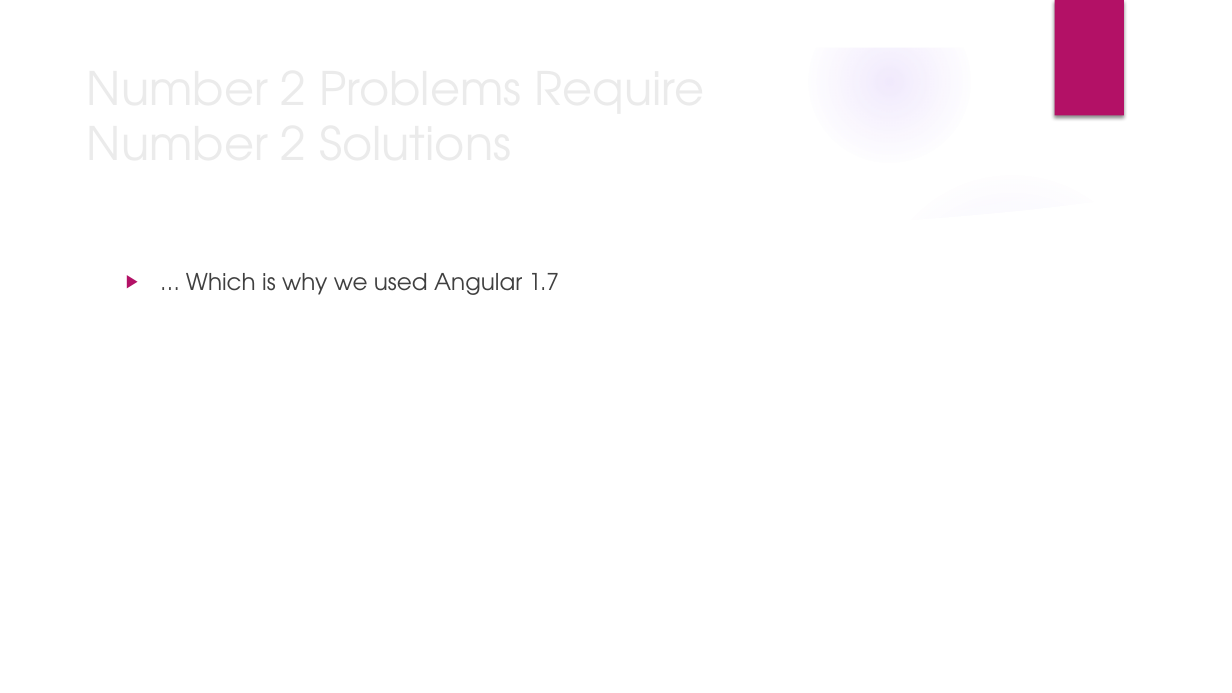
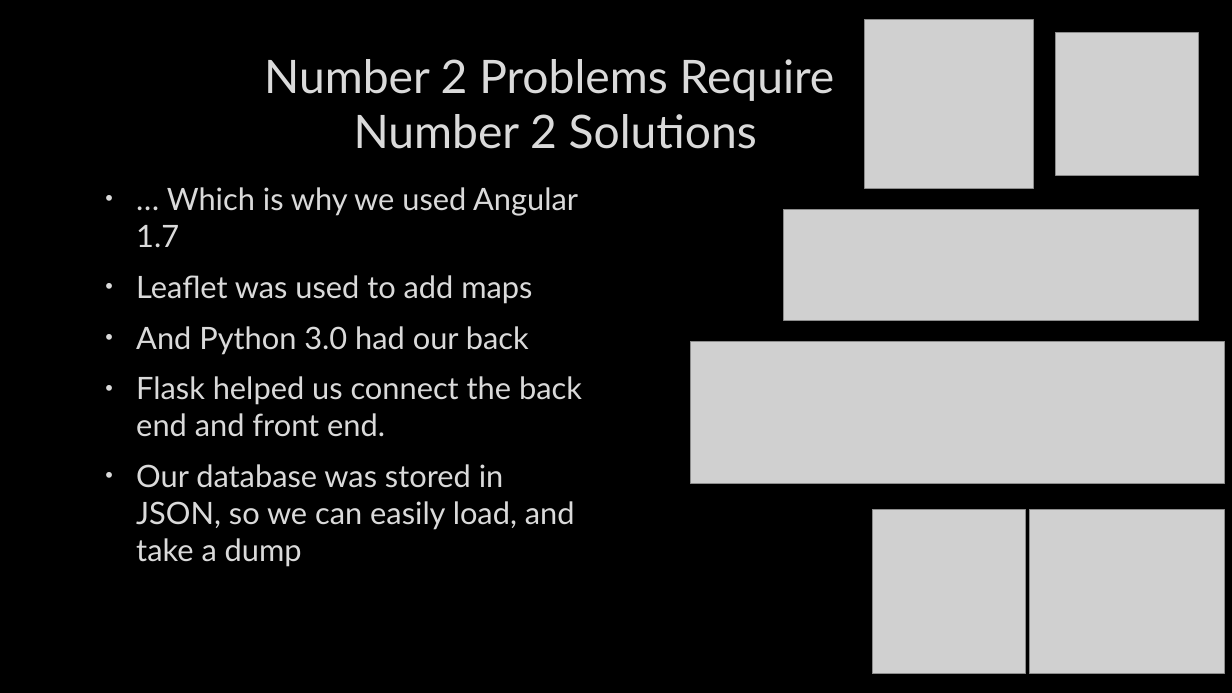
Before and after one commit to Superraptor/shttr, a slide deck: slide 2 of presentation/shttr.pptx. Drawn at 1232x693 pixels with LibreOffice and Linux fonts; fonts in the diff are those of the drawing; grey boxes stand for pictures; background and template pictures are left out. Boxes give left, top, right and bottom in pixels: in the first picture for what was removed or moved away, otherwise in the second. Text is boxed around its words. In the diff, an @@ line names an element or a change of style, - is before the commit and + after.

Commit message:
New version of presentation.

```diff
--- a/presentation/shttr.pptx
+++ b/presentation/shttr.pptx
@@ group removed at <box>0,0,1232,693</box>: 5 ellipses, 3 freeform shapes @@
@@ picture added at <box>865,19,1034,189</box> @@
@@ rectangle removed at <box>1055,0,1124,116</box> @@
@@ title "Number 2 Problems Require Number ...": place and size @@
-title "Number 2 Problems Require Number ..." at <box>78,59,1034,170</box>
+title "Number 2 Problems Require Number ..." at <box>264,59,835,149</box>
@@ title "Number 2 Problems Require Number ..." at <box>264,59,835,149</box>: font TeX Gyre Adventor to Lato, text colour #EBEBEB to #DADADA, letter outline none to #404040 0.75 pt; alignment left to centre @@
@@ picture added at <box>1056,32,1199,175</box> @@
@@ text "… Which is why we ...": place and size @@
-text "… Which is why we ..." at <box>186,273,560,295</box>
+text "… Which is why we ..." at <box>136,187,582,567</box>
@@ text at <box>136,187,578,247</box>: size 18 to 24 pt, font TeX Gyre Adventor to Lato, text colour #404040 to #DADADA, letter outline none to #404040 0.75 pt in "… Which is why we used Angular ..."; bullet ▶ to •; bullet colour #B31166 to #DADADA @@
@@ picture added at <box>784,210,1199,321</box> @@
@@ text at <box>136,275,582,567</box>: paragraphs added @@
+• Leaflet was used to add maps
+• And Python 3.0 had our back
+• Flask helped us connect the back end and front end.
+• Our database was stored in JSON, so we can easily load, and take a dump
@@ picture added at <box>690,342,1225,483</box> @@
@@ picture added at <box>872,510,1026,674</box> @@
@@ picture added at <box>1030,510,1225,674</box> @@
```
Also in this commit, not shown: 1 other slide changed, 5 slides added.
